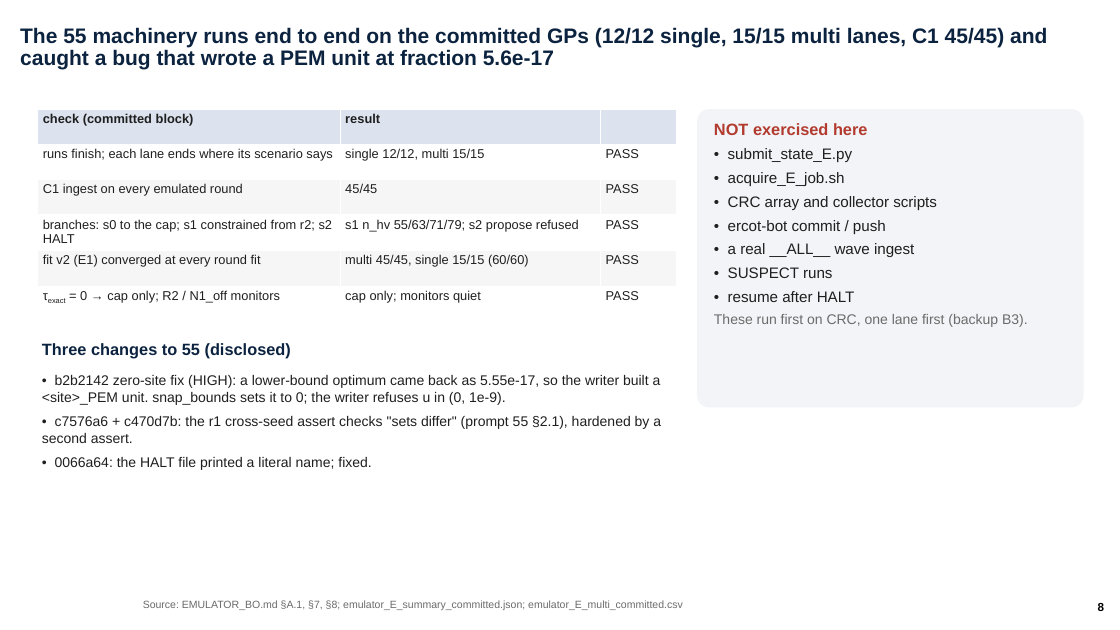
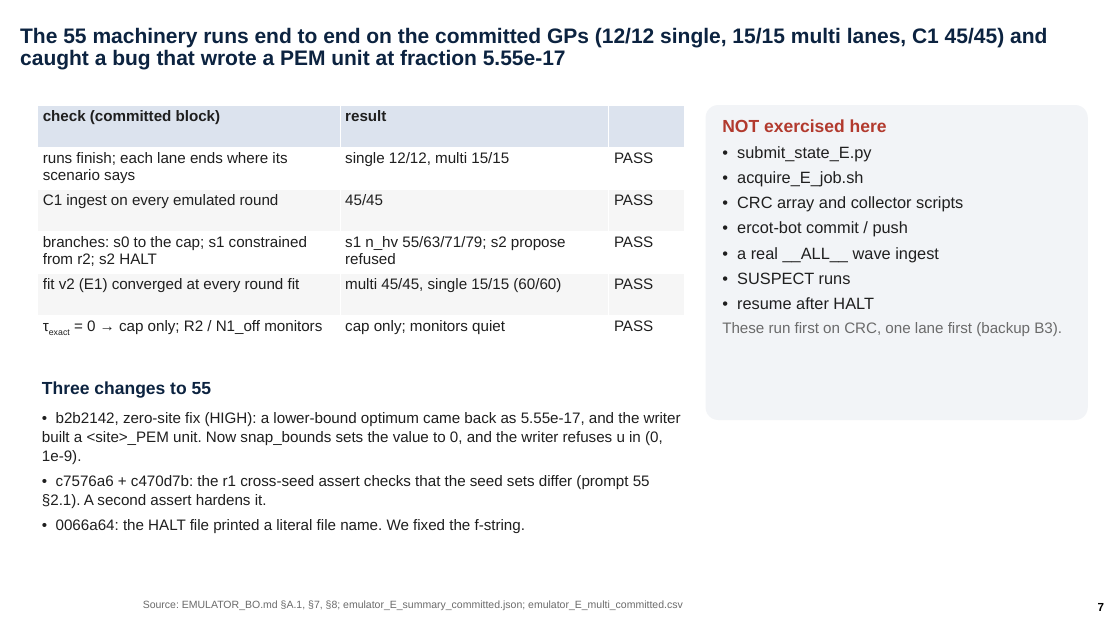
Before and after one commit to ylu283/RTS-GMLC, a slide deck: slide 7 of trial_0826/ercot/analysis/pi_overnight_1124/ercot_overnight.pptx (slide 8 before the commit). Drawn at 1120x630 pixels with LibreOffice and Linux fonts; fonts in the diff are those of the drawing; background and template pictures are left out. Boxes give left, top, right and bottom in pixels: in the first picture for what was removed or moved away, otherwise in the second. Text is boxed around its words. In the diff, an @@ line names an element or a change of style, - is before the commit and + after.

```diff
--- a/trial_0826/ercot/analysis/pi_overnight_1124/ercot_overnight.pptx
+++ b/trial_0826/ercot/analysis/pi_overnight_1124/ercot_overnight.pptx
@@ title at bbox=[20, 27, 1047, 70]: text changed @@
-The 55 machinery runs end to end on the committed GPs (12/12 single, 15/15 multi lanes, C1 45/45) and caught a bug that wrote a PEM unit at fraction 5.6e-17
+The 55 machinery runs end to end on the committed GPs (12/12 single, 15/15 multi lanes, C1 45/45) and caught a bug that wrote a PEM unit at fraction 5.55e-17
@@ table at bbox=[38, 105, 685, 357] @@
@@ size 11 to 13 pt @@
@@ table: place and size @@
-table at bbox=[38, 109, 676, 321]
+table at bbox=[38, 105, 685, 357]
@@ rounded rectangle: place and size @@
-rounded rectangle at bbox=[697, 109, 1084, 408]
+rounded rectangle at bbox=[706, 105, 1088, 420]
@@ text "NOT exercised here": place and size @@
-text "NOT exercised here" at bbox=[714, 123, 1028, 327]
+text "NOT exercised here" at bbox=[722, 119, 1062, 336]
@@ text "NOT exercised here" at bbox=[722, 119, 1062, 336]: size 14 to 15 pt in "NOT exercised here"; size 13 to 14 pt in "• submit_state_E.py", "• acquire_E_job.sh", "• CRC array and collector scripts", "• ercot-bot commit / push" and 3 more places; size 12 to 13 pt in "These run first on CRC, one lane ..." @@
@@ text at bbox=[42, 381, 211, 398]: text changed; size 14 to 15 pt @@
-Three changes to 55 (disclosed)
+Three changes to 55
@@ text at bbox=[42, 412, 681, 533]: text changed; size 12 to 13 pt @@
-• b2b2142 zero-site fix (HIGH): a lower-bound optimum came back as 5.55e-17, so the writer built a <site>_PEM unit. snap_bounds sets it to 0; the writer refuses u in (0, 1e-9).
-• c7576a6 + c470d7b: the r1 cross-seed assert checks "sets differ" (prompt 55 §2.1), hardened by a second assert.
-• 0066a64: the HALT file printed a literal name; fixed.
+• b2b2142, zero-site fix (HIGH): a lower-bound optimum came back as 5.55e-17, and the writer built a <site>_PEM unit. Now snap_bounds sets the value to 0, and the writer refuses u in (0, 1e-9).
+• c7576a6 + c470d7b: the r1 cross-seed assert checks that the seed sets differ (prompt 55 §2.1). A second assert hardens it.
+• 0066a64: the HALT file printed a literal file name. We fixed the f-string.
@@ page number at bbox=[1098, 603, 1104, 611]: text changed @@
-8
+7
```
Also in this commit, not shown: 22 other slides changed, 1 slide added, 15 other files.
